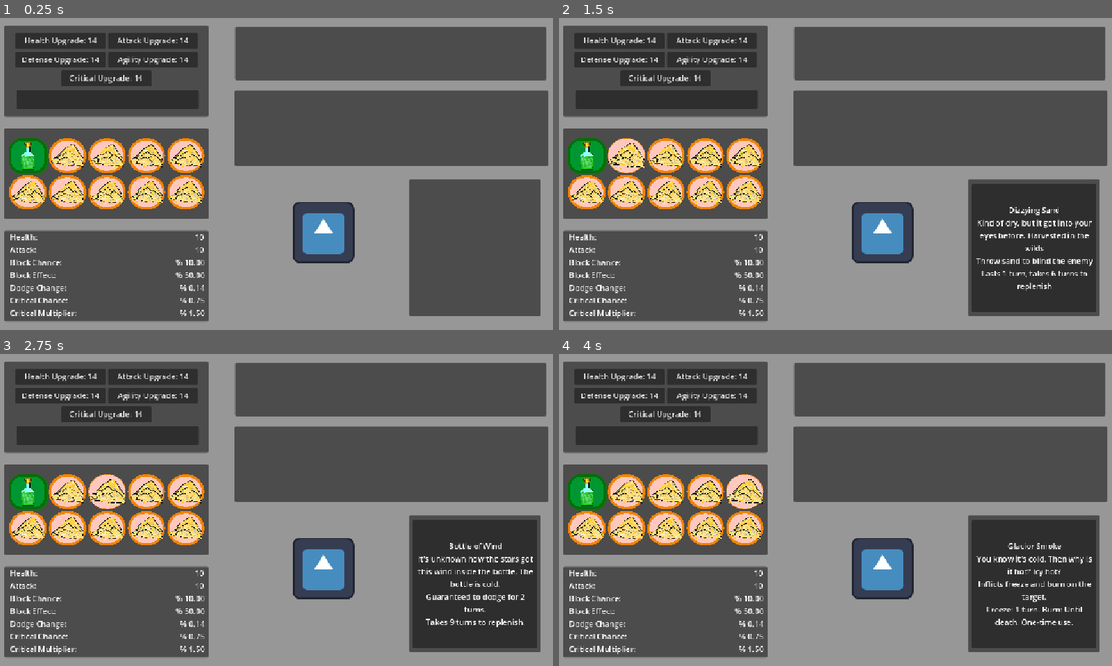
Above: before the commit, frames 1-4 (two rows, left to right).
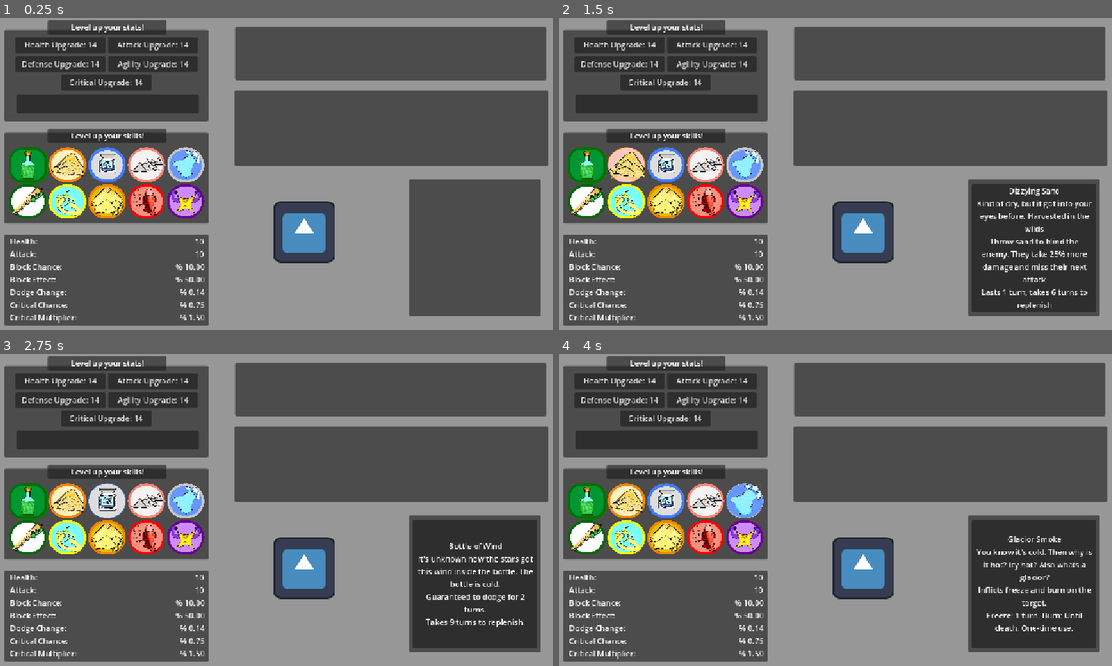
Above: after the commit, the same moments.

Repository: DaqCode/SliceOfThem
Game: Godot game, scene res://scenes/UI/Stats/main_character_stats.tscn
Two runs of this game, one before a commit and one after it. Both use one fixed random seed, a clock stepped at 60 frames per second and the inputs below. The project has no main scene, so this scene is started directly. The engine's default icon, where the game draws it, is replaced by a stand-in: a white triangle on a blue panel in a dark square.
Inputs (mouse positions are in pixels of both pictures, inside the frame that each line leads up to; where the layout moved, square brackets give the same spot in the first picture):
- Up to frame 1 (0.25 s): no input
- Up to frame 2 (1.5 s): click (586, 164) [586, 155] at 0.5 s; click (625, 164) [625, 155] at 1.25 s
- Up to frame 3 (2.75 s): click (105, 500) [105, 491] at 2 s
- Up to frame 4 (4 s): click (702, 500) [702, 491] at 2.75 s; click (741, 500) [741, 491] at 3.5 s

The runs differ from the first frame. In frame 1, 18% of the frame differs, in the area x 0-65%, y 0-99%; in frame 2, 20%, in the area x 0-97%, y 0-99%; in frame 3, 18%; in frame 4, 20%.

Commit message:
All the skills included

Diff:
--- a/slice-of-them/main_character_stats.gd
+++ b/slice-of-them/main_character_stats.gd
@@ -4,17 +4,18 @@
 @onready var stat_change_numerical := $StatContainer/CharNumStats/NumberStats
 
 # Dictionary for the tooltips.
+# Check the docs for the upgrades!
 var skill_data = {
 	"Poison Bottle": {
 		"name": "Poison Bottle",
 		"description": "The last one. That was made without any instructions.",
 		"tooltip":"Throw a bottle of poison at the enemy. ",
-		"use": "Lasts 3 turns, takes 6 turns to replenish."
+		"use": "Poison lasts 3 turns, takes 6 turns to replenish."
 	},
 	"Dizzying Sand": {
 		"name": "Dizzying Sand",
 		"description": "Kind of dry, but it got into your eyes before. Harvested in the wilds",
-		"tooltip":"Throw sand to blind the enemy",
+		"tooltip":"Throw sand to blind the enemy. They take 25% more damage and miss their next attack",
 		"use": "Lasts 1 turn, takes 6 turns to replenish"
 	},
 	"Bottle of Wind": {
@@ -25,13 +26,13 @@
 	},
 	"Box of spikes": {
 		"name": "Box of spikes",
-		"description": "Each spike were crafted carefully by the blacksmith. They all had names too? Oh dear.",
+		"description": "You want some of me? You're going to get some of you instead buster!",
 		"tooltip":"When the enemy attacks, they recieve 20% of the damage dealt.",
 		"use": "Permanent until end of combat. One-time use"
 	},
 	"Glacior Smoke": {
 		"name": "Glacior Smoke",
-		"description": "You know it's cold. Then why is it hot? Icy hot?",
+		"description": "You know it's cold. Then why is it hot? Icy hot? Also whats a glacior?",
 		"tooltip":"Inflicts freeze and burn on the target.",
 		"use": "Freeze: 1 turn. Burn: Until death. One-time use."
 	},
@@ -42,6 +43,7 @@
 		"use": "Lasts 5 turns. Takes 14 turns to replenish."
 	},
 	"Lightning Smite": {
+		# Stuns for 2 turns, takes 1.25 x damage
 		"name": "Lightning Smite",
 		"description": "BY THE GODS MIGHT is the last thing heard by the one that weilded this... object.",
 		"tooltip": "Smite the enemy through a lightning strike, stunning and damaging the enemy",
@@ -67,49 +69,44 @@
 	}
 }
 
-
 func _ready() -> void:
 	# Connect the global stats signal to update the UI automatically.
 	GlobalPlayerStats.connect("stats_updated", Callable(self, "_change_number_values"))
 
-	# Update the skill tool tips.
-	# Connect each skill button’s mouse_entered and mouse_exited signals
-	$StatContainer/CharSkills/GridContainer/PoisonBottle.connect("mouse_entered", Callable(self, "_on_skill_button_mouse_entered").bind("Poison Bottle"))
-	$StatContainer/CharSkills/GridContainer/PoisonBottle.connect("mouse_exited", Callable(self, "_on_skill_button_mouse_exited"))
+	# Dictionary mapping the button node names to the skill names.
+	var skills = {
+		"PoisonBottle": "Poison Bottle",
+		"DizzyingSand": "Dizzying Sand",
+		"BottleOfWind": "Bottle of Wind",
+		"BoxOfSpikes": "Box of spikes",
+		"GlaciorSmoke": "Glacior Smoke",
+		"ClusterSharpener": "Cluster-Sharpener",
+		"LightningSmite": "Lightning Smite",
+		"Refill": "Refill",
+		"FISH": "Fish",
+		"StaerieSmash": "Staerie smash"
+	}
 
-	$StatContainer/CharSkills/GridContainer/DizzyingSand.connect("mouse_entered", Callable(self, "_on_skill_button_mouse_entered").bind("Dizzying Sand"))
-	$StatContainer/CharSkills/GridContainer/DizzyingSand.connect("mouse_exited", Callable(self, "_on_skill_button_mouse_exited"))
+	# Get the GridContainer node.
+	var grid_container = $StatContainer/CharSkills/GridContainer
 
-	$StatContainer/CharSkills/GridContainer/BottleOfWind.connect("mouse_entered", Callable(self, "_on_skill_button_mouse_entered").bind("Bottle of Wind"))
-	$StatContainer/CharSkills/GridContainer/BottleOfWind.connect("mouse_exited", Callable(self, "_on_skill_button_mouse_exited"))
+	# Loop over each skill entry and connect signals.
+	for node_name in skills.keys():
+		var skill_name = skills[node_name]
+		var btn = grid_container.get_node(node_name)
+		if btn:
+			# Connect mouse_entered, passing the skill name with bind.
+			btn.connect("mouse_entered", Callable(self, "_on_skill_button_mouse_entered").bind(skill_name))
+			# Connect mouse_exited.
+			btn.connect("mouse_exited", Callable(self, "_on_skill_button_mouse_exited"))
+			# Connect pressed, passing the skill name.
+			btn.connect("pressed", Callable(self, "_on_skill_button_pressed").bind(skill_name))
 
-	$StatContainer/CharSkills/GridContainer/BoxOfSpikes.connect("mouse_entered", Callable(self, "_on_skill_button_mouse_entered").bind("Box of spikes"))
-	$StatContainer/CharSkills/GridContainer/BoxOfSpikes.connect("mouse_exited", Callable(self, "_on_skill_button_mouse_exited"))
-
-	$StatContainer/CharSkills/GridContainer/GlaciorSmoke.connect("mouse_entered", Callable(self, "_on_skill_button_mouse_entered").bind("Glacior Smoke"))
-	$StatContainer/CharSkills/GridContainer/GlaciorSmoke.connect("mouse_exited", Callable(self, "_on_skill_button_mouse_exited"))
-
-	$StatContainer/CharSkills/GridContainer/ClusterSharpener.connect("mouse_entered", Callable(self, "_on_skill_button_mouse_entered").bind("Cluster-Sharpener"))
-	$StatContainer/CharSkills/GridContainer/ClusterSharpener.connect("mouse_exited", Callable(self, "_on_skill_button_mouse_exited"))
-
-	$StatContainer/CharSkills/GridContainer/LightningSmite.connect("mouse_entered", Callable(self, "_on_skill_button_mouse_entered").bind("Lightning Smite"))
-	$StatContainer/CharSkills/GridContainer/LightningSmite.connect("mouse_exited", Callable(self, "_on_skill_button_mouse_exited"))
-
-	$StatContainer/CharSkills/GridContainer/Refill.connect("mouse_entered", Callable(self, "_on_skill_button_mouse_entered").bind("Refill"))
-	$StatContainer/CharSkills/GridContainer/Refill.connect("mouse_exited", Callable(self, "_on_skill_button_mouse_exited"))
-
-	$StatContainer/CharSkills/GridContainer/FISH.connect("mouse_entered", Callable(self, "_on_skill_button_mouse_entered").bind("Fish"))
-	$StatContainer/CharSkills/GridContainer/FISH.connect("mouse_exited", Callable(self, "_on_skill_button_mouse_exited"))
-
-	$StatContainer/CharSkills/GridContainer/StaerieSmash.connect("mouse_entered", Callable(self, "_on_skill_button_mouse_entered").bind("Staerie smash"))
-	$StatContainer/CharSkills/GridContainer/StaerieSmash.connect("mouse_exited", Callable(self, "_on_skill_button_mouse_exited"))
-
-
-	# Hide the tooltip panel at startup
+	# Hide the tooltip panel at startup.
 	$SkillTooltipPanel.visible = false
-
 	# Initial update of the UI text.
 	_change_number_values()
+
 
 # Increase stats when pressed (example buttons)
 func _on_health_pressed() -> void:
@@ -178,3 +175,11 @@
 
 func _on_skill_button_mouse_exited() -> void:
 	$SkillTooltipPanel.visible = false
+
+func _on_skill_button_pressed(skill_upgrade_name: String) -> void:
+	print("Pressed: ", skill_upgrade_name)
+
+	match skill_upgrade_name:
+		_:
+			print("Unknown skill upgrade name: ", skill_upgrade_name)
+		pass
--- a/slice-of-them/project.godot
+++ b/slice-of-them/project.godot
@@ -11,7 +11,7 @@
 [application]
 
 config/name="Slice Of Them"
-config/features=PackedStringArray("4.3", "Forward Plus")
+config/features=PackedStringArray("4.4", "Forward Plus")
 config/icon="res://icon.svg"
 
 [autoload]
--- a/slice-of-them/scenes/UI/Stats/main_character_stats.tscn
+++ b/slice-of-them/scenes/UI/Stats/main_character_stats.tscn
@@ -1,10 +1,18 @@
-[gd_scene load_steps=12 format=3 uid="uid://dwddmjgv0766x"]
+[gd_scene load_steps=36 format=3 uid="uid://dwddmjgv0766x"]
 
 [ext_resource type="Script" path="res://main_character_stats.gd" id="1_p70dg"]
 [ext_resource type="Texture2D" uid="uid://c108d5wyjojp1" path="res://icon.svg" id="2_nqswt"]
 [ext_resource type="Theme" uid="uid://carm5ka8me2pc" path="res://resources/Textures/Objects/ItemButton.tres" id="3_64fdn"]
 [ext_resource type="Texture2D" uid="uid://cld44matr7xjm" path="res://art/skills/PoisonBottle.png" id="3_i7hgh"]
 [ext_resource type="Texture2D" uid="uid://bd7mc53sn3yp3" path="res://art/skills/Sand.png" id="5_d0nbj"]
+[ext_resource type="Texture2D" uid="uid://b5u2da2cu5l6j" path="res://art/skills/Wind.png" id="6_0byus"]
+[ext_resource type="Texture2D" uid="uid://dhmkejbvirj5h" path="res://art/skills/spikes.png" id="7_okh8v"]
+[ext_resource type="Texture2D" uid="uid://c2otvkfg61wnh" path="res://art/skills/Smoke.png" id="8_h5cwl"]
+[ext_resource type="Texture2D" uid="uid://c05bvyk2xjcu0" path="res://art/skills/Sharpener.png" id="9_6f1hp"]
+[ext_resource type="Texture2D" uid="uid://du4jddkw020wj" path="res://art/skills/smite.png" id="10_qh1t4"]
+[ext_resource type="Texture2D" uid="uid://b2ums33niot5m" path="res://art/skills/Refill.png" id="11_o75r2"]
+[ext_resource type="Texture2D" uid="uid://udclmmpsvcua" path="res://art/skills/fish.png" id="12_icunn"]
+[ext_resource type="Texture2D" uid="uid://c1xrurd15sahu" path="res://art/skills/Smash.png" id="13_ftmvh"]
 
 [sub_resource type="StyleBoxFlat" id="StyleBoxFlat_olh3l"]
 bg_color = Color(0, 0.592599, 0.19755, 1)
@@ -65,7 +73,7 @@
 anti_aliasing = false
 
 [sub_resource type="StyleBoxFlat" id="StyleBoxFlat_xum0h"]
-bg_color = Color(1, 0.784674, 0.748988, 1)
+bg_color = Color(1, 0.941176, 0.74902, 1)
 border_width_left = 5
 border_width_top = 5
 border_width_right = 5
@@ -77,13 +85,221 @@
 corner_radius_bottom_left = 50
 anti_aliasing = false
 
-[sub_resource type="StyleBoxFlat" id="StyleBoxFlat_ns510"]
-bg_color = Color(1, 0.784674, 0.748988, 1)
-border_width_left = 5
-border_width_top = 5
-border_width_right = 5
-border_width_bottom = 5
+[sub_resource type="StyleBoxFlat" id="StyleBoxFlat_8vc1g"]
+bg_color = Color(0.864675, 0.864675, 0.864675, 1)
+border_width_left = 1
+border_width_top = 1
+border_width_right = 1
+border_width_bottom = 1
+border_color = Color(0.266703, 0.48486, 1, 1)
+corner_radius_top_left = 50
+corner_radius_top_right = 50
+corner_radius_bottom_right = 50
+corner_radius_bottom_left = 50
+anti_aliasing = false
+
+[sub_resource type="StyleBoxFlat" id="StyleBoxFlat_ojvn6"]
+bg_color = Color(0.864675, 0.864675, 0.864675, 1)
+border_width_left = 6
+border_width_top = 6
+border_width_right = 6
+border_width_bottom = 6
+border_color = Color(0.266703, 0.48486, 1, 1)
+corner_radius_top_left = 50
+corner_radius_top_right = 50
+corner_radius_bottom_right = 50
+corner_radius_bottom_left = 50
+anti_aliasing = false
+
+[sub_resource type="StyleBoxFlat" id="StyleBoxFlat_oba06"]
+bg_color = Color(0.95158, 0.95158, 0.95158, 1)
+border_width_left = 1
+border_width_top = 1
+border_width_right = 1
+border_width_bottom = 1
+border_color = Color(1, 0.518123, 0.45217, 1)
+corner_radius_top_left = 50
+corner_radius_top_right = 50
+corner_radius_bottom_right = 50
+corner_radius_bottom_left = 50
+anti_aliasing = false
+
+[sub_resource type="StyleBoxFlat" id="StyleBoxFlat_pywc3"]
+bg_color = Color(0.95158, 0.95158, 0.95158, 1)
+border_width_left = 1
+border_width_top = 1
+border_width_right = 1
+border_width_bottom = 1
+border_color = Color(1, 0.518123, 0.45217, 1)
+corner_radius_top_left = 50
+corner_radius_top_right = 50
+corner_radius_bottom_right = 50
+corner_radius_bottom_left = 50
+anti_aliasing = false
+
+[sub_resource type="StyleBoxFlat" id="StyleBoxFlat_p1e20"]
+bg_color = Color(0.95158, 0.95158, 0.95158, 1)
+border_width_left = 5
+border_width_top = 5
+border_width_right = 5
+border_width_bottom = 5
+border_color = Color(1, 0.518123, 0.45217, 1)
+corner_radius_top_left = 50
+corner_radius_top_right = 50
+corner_radius_bottom_right = 50
+corner_radius_bottom_left = 50
+anti_aliasing = false
+
+[sub_resource type="StyleBoxFlat" id="StyleBoxFlat_mdpia"]
+bg_color = Color(0.397565, 0.587697, 0.999995, 1)
+border_width_left = 1
+border_width_top = 1
+border_width_right = 1
+border_width_bottom = 1
+border_color = Color(0.779291, 0.779291, 0.779291, 1)
+corner_radius_top_left = 50
+corner_radius_top_right = 50
+corner_radius_bottom_right = 50
+corner_radius_bottom_left = 50
+anti_aliasing = false
+
+[sub_resource type="StyleBoxFlat" id="StyleBoxFlat_2hvyt"]
+bg_color = Color(0.397565, 0.587697, 0.999995, 1)
+border_width_left = 5
+border_width_top = 5
+border_width_right = 5
+border_width_bottom = 5
+border_color = Color(0.779291, 0.779291, 0.779291, 1)
+corner_radius_top_left = 50
+corner_radius_top_right = 50
+corner_radius_bottom_right = 50
+corner_radius_bottom_left = 50
+anti_aliasing = false
+
+[sub_resource type="StyleBoxFlat" id="StyleBoxFlat_gegtl"]
+bg_color = Color(1, 1, 1, 1)
+border_width_left = 1
+border_width_top = 1
+border_width_right = 1
+border_width_bottom = 1
+border_color = Color(0, 0.409008, 0, 1)
+corner_radius_top_left = 50
+corner_radius_top_right = 50
+corner_radius_bottom_right = 50
+corner_radius_bottom_left = 50
+anti_aliasing = false
+
+[sub_resource type="StyleBoxFlat" id="StyleBoxFlat_jp6dd"]
+bg_color = Color(1, 1, 1, 1)
+border_width_left = 5
+border_width_top = 5
+border_width_right = 5
+border_width_bottom = 5
+border_color = Color(0, 0.409008, 0, 1)
+corner_radius_top_left = 50
+corner_radius_top_right = 50
+corner_radius_bottom_right = 50
+corner_radius_bottom_left = 50
+anti_aliasing = false
+
+[sub_resource type="StyleBoxFlat" id="StyleBoxFlat_o86rq"]
+bg_color = Color(0.470588, 1, 1, 1)
+border_width_left = 1
+border_width_top = 1
+border_width_right = 1
+border_width_bottom = 1
+border_color = Color(0.942852, 0.993519, 0, 1)
+corner_radius_top_left = 50
+corner_radius_top_right = 50
+corner_radius_bottom_right = 50
+corner_radius_bottom_left = 50
+anti_aliasing = false
+
+[sub_resource type="StyleBoxFlat" id="StyleBoxFlat_nswp0"]
+bg_color = Color(0.470588, 1, 1, 1)
+border_width_left = 5
+border_width_top = 5
+border_width_right = 5
+border_width_bottom = 5
+border_color = Color(0.942852, 0.993519, 0, 1)
+corner_radius_top_left = 50
+corner_radius_top_right = 50
+corner_radius_bottom_right = 50
+corner_radius_bottom_left = 50
+anti_aliasing = false
+
+[sub_resource type="StyleBoxFlat" id="StyleBoxFlat_cjj8o"]
+bg_color = Color(0.898762, 0.73864, 1.19364e-05, 1)
+border_width_left = 1
+border_width_top = 1
+border_width_right = 1
+border_width_bottom = 1
 border_color = Color(0.94884, 0.519248, 1.92523e-07, 1)
+corner_radius_top_left = 50
+corner_radius_top_right = 50
+corner_radius_bottom_right = 50
+corner_radius_bottom_left = 50
+anti_aliasing = false
+
+[sub_resource type="StyleBoxFlat" id="StyleBoxFlat_y8at6"]
+bg_color = Color(0.898762, 0.73864, 1.19364e-05, 1)
+border_width_left = 5
+border_width_top = 5
+border_width_right = 5
+border_width_bottom = 5
+border_color = Color(0.94884, 0.519248, 1.92523e-07, 1)
+corner_radius_top_left = 50
+corner_radius_top_right = 50
+corner_radius_bottom_right = 50
+corner_radius_bottom_left = 50
+anti_aliasing = false
+
+[sub_resource type="StyleBoxFlat" id="StyleBoxFlat_lkusc"]
+bg_color = Color(1, 0.556286, 0.492913, 1)
+border_width_left = 1
+border_width_top = 1
+border_width_right = 1
+border_width_bottom = 1
+border_color = Color(0.94902, 0, 0, 1)
+corner_radius_top_left = 50
+corner_radius_top_right = 50
+corner_radius_bottom_right = 50
+corner_radius_bottom_left = 50
+anti_aliasing = false
+
+[sub_resource type="StyleBoxFlat" id="StyleBoxFlat_aq5nx"]
+bg_color = Color(1, 0.556286, 0.492913, 1)
+border_width_left = 5
+border_width_top = 5
+border_width_right = 5
+border_width_bottom = 5
+border_color = Color(0.94902, 0, 0, 1)
+corner_radius_top_left = 50
+corner_radius_top_right = 50
+corner_radius_bottom_right = 50
+corner_radius_bottom_left = 50
+anti_aliasing = false
+
+[sub_resource type="StyleBoxFlat" id="StyleBoxFlat_4qo6i"]
+bg_color = Color(0.799477, 0.549703, 1, 1)
+border_width_left = 1
+border_width_top = 1
+border_width_right = 1
+border_width_bottom = 1
+border_color = Color(0.402687, 0.000875883, 0.553542, 1)
+corner_radius_top_left = 50
+corner_radius_top_right = 50
+corner_radius_bottom_right = 50
+corner_radius_bottom_left = 50
+anti_aliasing = false
+
+[sub_resource type="StyleBoxFlat" id="StyleBoxFlat_kkww8"]
+bg_color = Color(0.799477, 0.549703, 1, 1)
+border_width_left = 5
+border_width_top = 5
+border_width_right = 5
+border_width_bottom = 5
+border_color = Color(0.402687, 0.000875883, 0.553542, 1)
 corner_radius_top_left = 50
 corner_radius_top_right = 50
 corner_radius_bottom_right = 50
@@ -109,15 +325,15 @@
 color = Color(0.593134, 0.593134, 0.593134, 1)
 
 [node name="AnimatedSprite2D" type="Sprite2D" parent="."]
-position = Vector2(669, 444)
+position = Vector2(629, 443)
 texture = ExtResource("2_nqswt")
 
 [node name="StatContainer" type="GridContainer" parent="."]
 layout_mode = 0
 offset_left = 8.0
-offset_top = 15.0
+offset_top = 24.0
 offset_right = 431.0
-offset_bottom = 628.0
+offset_bottom = 637.0
 theme_override_constants/v_separation = 24
 
 [node name="CharStats" type="Panel" parent="StatContainer"]
@@ -219,9 +435,9 @@
 anchor_right = 0.5
 anchor_bottom = 0.5
 offset_left = -202.0
-offset_top = -73.5
+offset_top = -63.0
 offset_right = 202.0
-offset_bottom = 73.5
+offset_bottom = 84.0
 grow_horizontal = 2
 grow_vertical = 2
 columns = 5
@@ -255,10 +471,10 @@
 size_flags_horizontal = 3
 size_flags_vertical = 3
 theme = ExtResource("3_64fdn")
-theme_override_styles/hover = SubResource("StyleBoxFlat_ydbje")
-theme_override_styles/pressed = SubResource("StyleBoxFlat_17gbl")
-theme_override_styles/normal = SubResource("StyleBoxFlat_xum0h")
-icon = ExtResource("5_d0nbj")
+theme_override_styles/hover = SubResource("StyleBoxFlat_8vc1g")
+theme_override_styles/pressed = SubResource("StyleBoxFlat_ojvn6")
+theme_override_styles/normal = SubResource("StyleBoxFlat_ojvn6")
+icon = ExtResource("6_0byus")
 icon_alignment = 1
 expand_icon = true
 
@@ -267,10 +483,10 @@
 size_flags_horizontal = 3
 size_flags_vertical = 3
 theme = ExtResource("3_64fdn")
-theme_override_styles/hover = SubResource("StyleBoxFlat_ydbje")
-theme_override_styles/pressed = SubResource("StyleBoxFlat_17gbl")
-theme_override_styles/normal = SubResource("StyleBoxFlat_xum0h")
-icon = ExtResource("5_d0nbj")
+theme_override_styles/hover = SubResource("StyleBoxFlat_oba06")
+theme_override_styles/pressed = SubResource("StyleBoxFlat_pywc3")
+theme_override_styles/normal = SubResource("StyleBoxFlat_p1e20")
+icon = ExtResource("7_okh8v")
 icon_alignment = 1
 expand_icon = true
 
@@ -279,10 +495,10 @@
 size_flags_horizontal = 3
 size_flags_vertical = 3
 theme = ExtResource("3_64fdn")
-theme_override_styles/hover = SubResource("StyleBoxFlat_ydbje")
-theme_override_styles/pressed = SubResource("StyleBoxFlat_17gbl")
-theme_override_styles/normal = SubResource("StyleBoxFlat_xum0h")
-icon = ExtResource("5_d0nbj")
+theme_override_styles/hover = SubResource("StyleBoxFlat_mdpia")
+theme_override_styles/pressed = SubResource("StyleBoxFlat_2hvyt")
+theme_override_styles/normal = SubResource("StyleBoxFlat_2hvyt")
+icon = ExtResource("8_h5cwl")
 icon_alignment = 1
 expand_icon = true
 
@@ -291,10 +507,10 @@
 size_flags_horizontal = 3
 size_flags_vertical = 3
 theme = ExtResource("3_64fdn")
-theme_override_styles/hover = SubResource("StyleBoxFlat_ydbje")
-theme_override_styles/pressed = SubResource("StyleBoxFlat_17gbl")
-theme_override_styles/normal = SubResource("StyleBoxFlat_ns510")
-icon = ExtResource("5_d0nbj")
+theme_override_styles/hover = SubResource("StyleBoxFlat_gegtl")
+theme_override_styles/pressed = SubResource("StyleBoxFlat_jp6dd")
+theme_override_styles/normal = SubResource("StyleBoxFlat_jp6dd")
+icon = ExtResource("9_6f1hp")
 icon_alignment = 1
 expand_icon = true
 
@@ -303,10 +519,10 @@
 size_flags_horizontal = 3
 size_flags_vertical = 3
 theme = ExtResource("3_64fdn")
-theme_override_styles/hover = SubResource("StyleBoxFlat_ydbje")
-theme_override_styles/pressed = SubResource("StyleBoxFlat_17gbl")
-theme_override_styles/normal = SubResource("StyleBoxFlat_xum0h")
-icon = ExtResource("5_d0nbj")
+theme_override_styles/hover = SubResource("StyleBoxFlat_o86rq")
+theme_override_styles/pressed = SubResource("StyleBoxFlat_nswp0")
+theme_override_styles/normal = SubResource("StyleBoxFlat_nswp0")
+icon = ExtResource("10_qh1t4")
 icon_alignment = 1
 expand_icon = true
 
@@ -315,10 +531,10 @@
 size_flags_horizontal = 3
 size_flags_vertical = 3
 theme = ExtResource("3_64fdn")
-theme_override_styles/hover = SubResource("StyleBoxFlat_ydbje")
-theme_override_styles/pressed = SubResource("StyleBoxFlat_17gbl")
-theme_override_styles/normal = SubResource("StyleBoxFlat_xum0h")
-icon = ExtResource("5_d0nbj")
+theme_override_styles/hover = SubResource("StyleBoxFlat_cjj8o")
+theme_override_styles/pressed = SubResource("StyleBoxFlat_y8at6")
+theme_override_styles/normal = SubResource("StyleBoxFlat_y8at6")
+icon = ExtResource("11_o75r2")
 icon_alignment = 1
 expand_icon = true
 
@@ -327,10 +543,10 @@
 size_flags_horizontal = 3
 size_flags_vertical = 3
 theme = ExtResource("3_64fdn")
-theme_override_styles/hover = SubResource("StyleBoxFlat_ydbje")
-theme_override_styles/pressed = SubResource("StyleBoxFlat_17gbl")
-theme_override_styles/normal = SubResource("StyleBoxFlat_xum0h")
-icon = ExtResource("5_d0nbj")
+theme_override_styles/hover = SubResource("StyleBoxFlat_lkusc")
+theme_override_styles/pressed = SubResource("StyleBoxFlat_aq5nx")
+theme_override_styles/normal = SubResource("StyleBoxFlat_aq5nx")
+icon = ExtResource("12_icunn")
 icon_alignment = 1
 expand_icon = true
 
@@ -339,10 +555,10 @@
 size_flags_horizontal = 3
 size_flags_vertical = 3
 theme = ExtResource("3_64fdn")
-theme_override_styles/hover = SubResource("StyleBoxFlat_ydbje")
-theme_override_styles/pressed = SubResource("StyleBoxFlat_17gbl")
-theme_override_styles/normal = SubResource("StyleBoxFlat_xum0h")
-icon = ExtResource("5_d0nbj")
+theme_override_styles/hover = SubResource("StyleBoxFlat_4qo6i")
+theme_override_styles/pressed = SubResource("StyleBoxFlat_kkww8")
+theme_override_styles/normal = SubResource("StyleBoxFlat_kkww8")
+icon = ExtResource("13_ftmvh")
 icon_alignment = 1
 expand_icon = true
 
@@ -446,6 +662,50 @@
 horizontal_alignment = 1
 vertical_alignment = 1
 autowrap_mode = 2
+
+[node name="Labling" type="Panel" parent="."]
+layout_mode = 0
+offset_left = 98.0
+offset_top = 4.0
+offset_right = 344.0
+offset_bottom = 33.0
+
+[node name="Label" type="Label" parent="Labling"]
+layout_mode = 1
+anchors_preset = 8
+anchor_left = 0.5
+anchor_top = 0.5
+anchor_right = 0.5
+anchor_bottom = 0.5
+offset_left = -75.5
+offset_top = -11.5
+offset_right = 75.5
+offset_bottom = 11.5
+grow_horizontal = 2
+grow_vertical = 2
+text = "Level up your stats!"
+
+[node name="SkillLabeling" type="Panel" parent="."]
+layout_mode = 0
+offset_left = 98.0
+offset_top = 229.0
+offset_right = 344.0
+offset_bottom = 258.0
+
+[node name="Label" type="Label" parent="SkillLabeling"]
+layout_mode = 1
+anchors_preset = 8
+anchor_left = 0.5
+anchor_top = 0.5
+anchor_right = 0.5
+anchor_bottom = 0.5
+offset_left = -75.5
+offset_top = -11.5
+offset_right = 75.5
+offset_bottom = 11.5
+grow_horizontal = 2
+grow_vertical = 2
+text = "Level up your skills!"
 
 [connection signal="mouse_entered" from="StatContainer/CharStats/5StatsContain/Health" to="." method="_on_health_mouse_entered"]
 [connection signal="pressed" from="StatContainer/CharStats/5StatsContain/Health" to="." method="_on_health_pressed"]
Binary file added: slice-of-them/art/skills/Sharpener.png
Not shown, added: slice-of-them/art/skills/Sharpener.png.import
Binary file added: slice-of-them/art/skills/Smash.png
Not shown, added: slice-of-them/art/skills/Smash.png.import
Binary file added: slice-of-them/art/skills/Smoke.png
Not shown, added: slice-of-them/art/skills/Smoke.png.import
Binary file added: slice-of-them/art/skills/Wind.png
Not shown, added: slice-of-them/art/skills/Wind.png.import
Binary file added: slice-of-them/art/skills/fish.png
Not shown, added: slice-of-them/art/skills/fish.png.import
Binary file added: slice-of-them/art/skills/smite.png
Not shown, added: slice-of-them/art/skills/smite.png.import
(and 11 more such lines)
